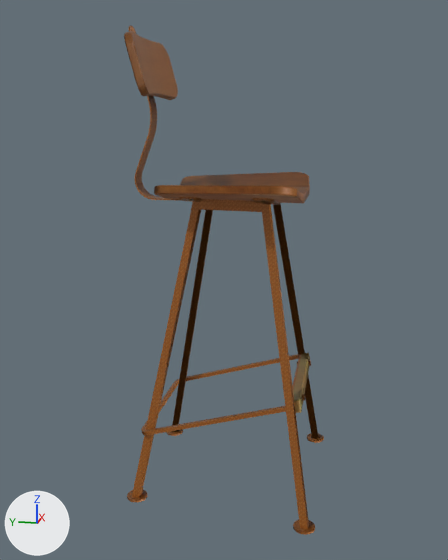
The glTF model models/nessie_nsb-01.glb: old version first, new version second.
Both versions are drawn from a 50 mm lens placed at (-1.459, -0.433, 0.885), pointed at (-0.012, -0.144, 0.523). The lights are fixed; the arrows at lower left show +X, +Y and +Z. The older version comes first. Where no turn or scale is listed for an object, it has been applied to the vertices.
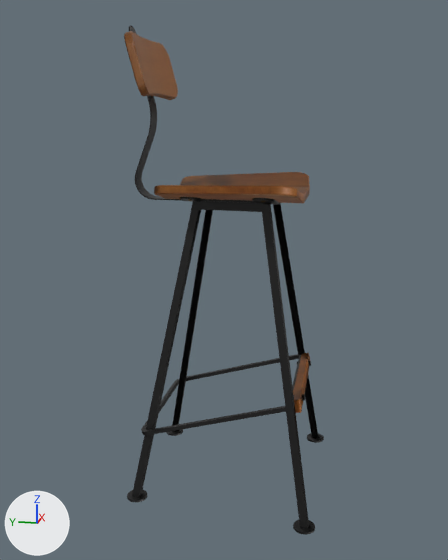
Location of each change, [x1, y1, x2, y2] in pixels of the pictures (448 x 560 px):
'Object_5', surface changed: [127, 25, 324, 535] in both

What changed in the scene script:
```text
Change mat_05___default:
    remove mat_05___default.texture = img_image_2
    add mat_05___default.base_color = (0.0116, 0.0116, 0.0116)  # black #1c1c1c
```
